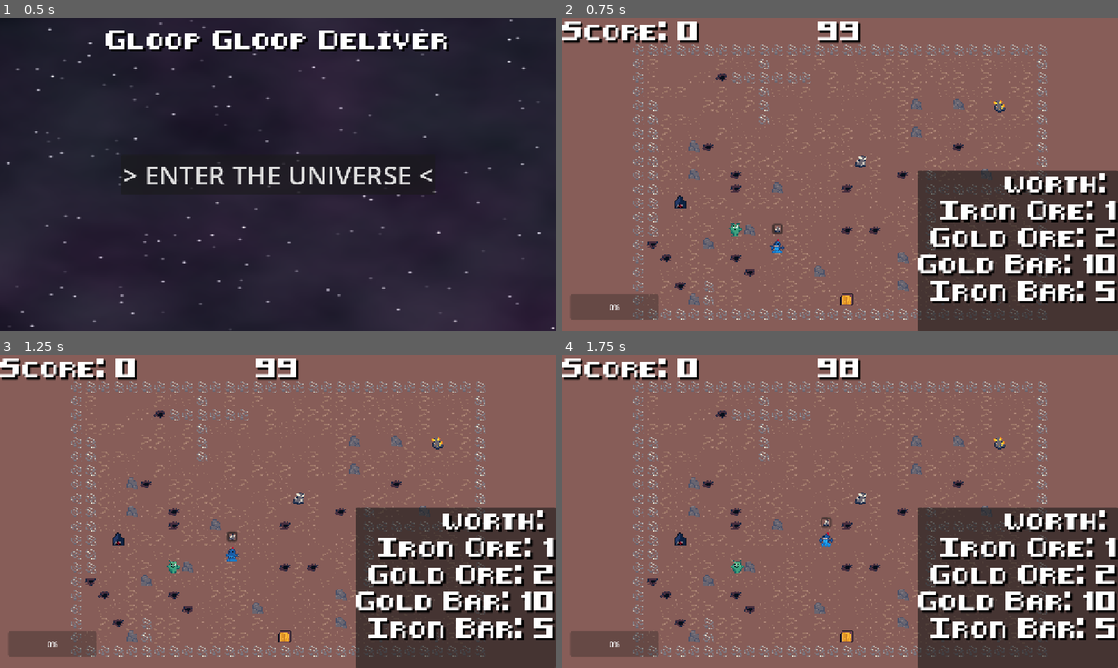
Above: before the commit, frames 1-4 (two rows, left to right).
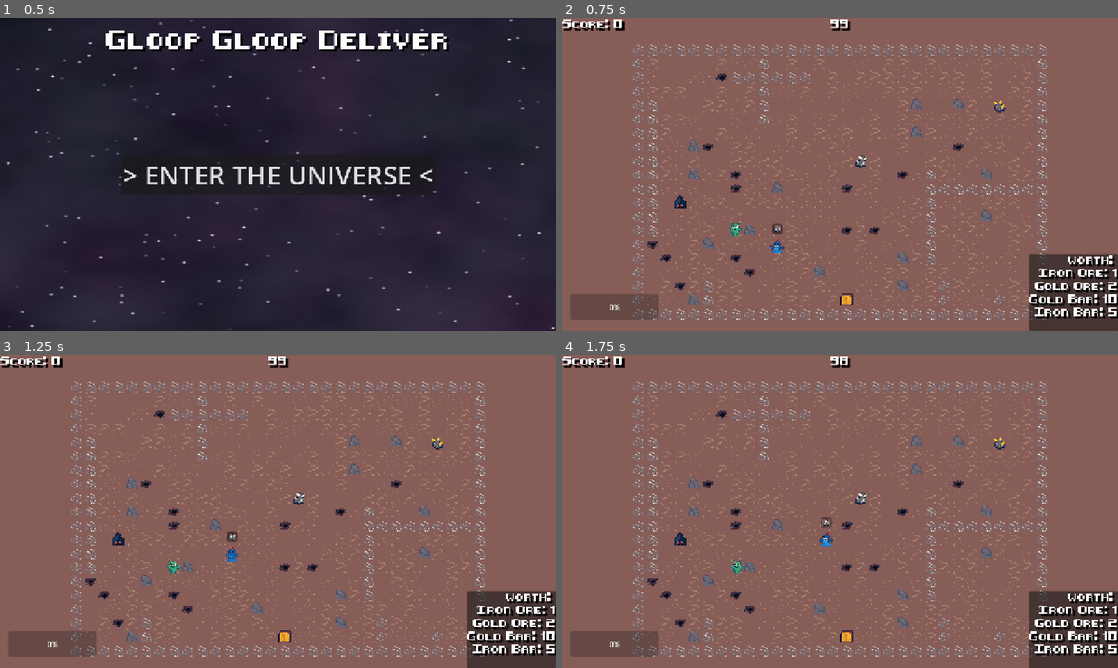
Above: after the commit, the same moments.

Repository: GameAISchool2026members/GloopGloopDelivery
Game: Godot game, scene res://menu/menu.tscn
Two runs of this game, one before a commit and one after it. Both use one fixed random seed, a clock stepped at 60 frames per second and the inputs below.
Inputs (mouse positions are in pixels of both pictures, inside the frame that each line leads up to):
- Up to frame 1 (0.5 s): no input
- Up to frame 2 (0.75 s): click "> ENTER THE UNIVERSE <" at 0.5 s
- Up to frame 3 (1.25 s): no input
- Up to frame 4 (1.75 s): move the mouse to (962, 495) at 1.27 s; hold D (right) from 1.28 s (still down); tap Space (interact) at 1.35 s; click (962, 495) at 1.42 s

Frame 1 is identical in both runs. In frame 2, 18% of the frame differs, in the area x 0-100%, y 0-100%; in frame 3, 18%; in frame 4, 18%.

Commit message:
font fix

Diff:
--- a/game/game.tscn
+++ b/game/game.tscn
@@ -15,7 +15,6 @@
 
 [sub_resource type="LabelSettings" id="LabelSettings_vasa2"]
 font = ExtResource("1_l1rk1")
-font_size = 36
 shadow_size = 2
 shadow_color = Color(0, 0, 0, 1)
 shadow_offset = Vector2(5, 5)
@@ -115,6 +114,4 @@
 game_manager = NodePath("../../GameManager")
 
 [node name="RobotPlayer" parent="Players" unique_id=274457977 node_paths=PackedStringArray("game_manager") instance=ExtResource("6_u5opy")]
-policy_weight = null
-result_weight = null
 game_manager = NodePath("../../GameManager")
